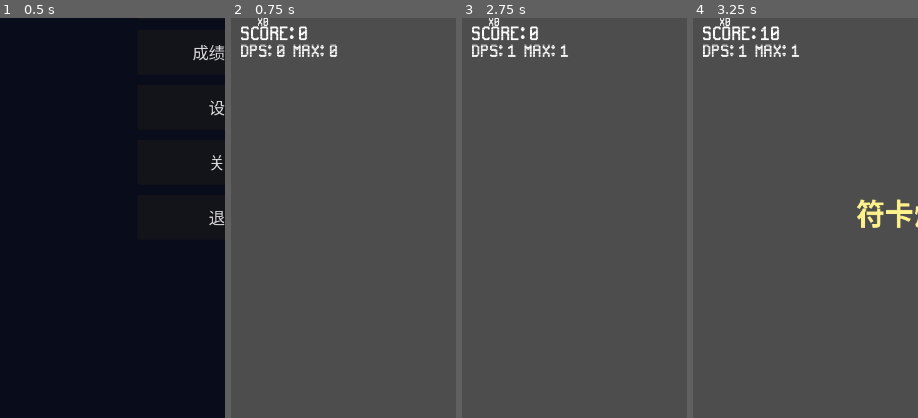
Above: before the commit, frames 1-4 (left to right).
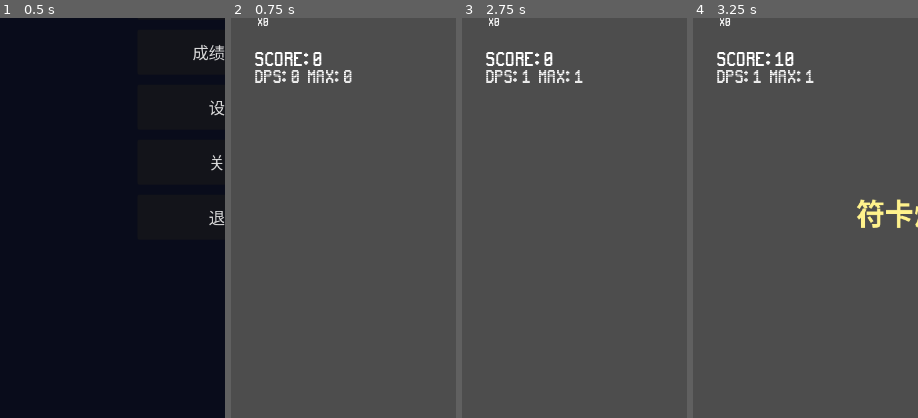
Above: after the commit, the same moments.

Repository: qingzhixing/plane-war
Game: Godot game, scene res://scenes/MainMenu.tscn
The game is run twice, just before and just after one commit, with the same random seed, the same clock (stepped at 60 frames per second) and the same inputs. Sound files missing from this copy of the repository are replaced by a short silence.
Inputs (mouse positions are % of the whole screen's width and height, from its top left):
- Up to frame 1 (0.5 s): no input
- Up to frame 2 (0.75 s): click "开始游戏" at 0.5 s
- Up to frame 3 (2.75 s): click "暂停" at 1.25 s; click "继续" at 2 s
- Up to frame 4 (3.25 s): tap Enter at 2.75 s; move the mouse to (72, 45) at 2.77 s; hold D from 2.78 s (still down); tap P at 2.85 s; click (72, 45) at 2.92 s; tap Space at 3.02 s
The pictures show only the part of the screen within x 0-50%, y 23-73%; the shares and areas given below are measured in that part.

Frame 1 is identical in both runs. In frame 2, 2.4% of the frame differs, in the area x 4-54%, y 2-17%; in frame 3, 2.3%; in frame 4, 2.4%.

Commit message:
🔧 CHORE: 同步 Main 与 Player 场景布局改动
Made-with: Cursor

Diff:
--- a/scenes/Main.tscn
+++ b/scenes/Main.tscn
@@ -116,10 +116,10 @@
 
 [node name="LeftStatsVBox" type="VBoxContainer" parent="HUD/Root" unique_id=2115451006]
 layout_mode = 0
-offset_left = 16.0
-offset_top = 308.0
-offset_right = 372.0
-offset_bottom = 580.0
+offset_left = 39.0
+offset_top = 349.0
+offset_right = 395.0
+offset_bottom = 621.0
 
 [node name="ScoreLabel" type="Label" parent="HUD/Root/LeftStatsVBox" unique_id=268481878]
 unique_name_in_owner = true
--- a/scenes/Player.tscn
+++ b/scenes/Player.tscn
@@ -13,7 +13,7 @@
 radius = 24.0
 
 [sub_resource type="CircleShape2D" id="CircleShape2D_cw2d6"]
-radius = 131.93274
+radius = 165.01892
 
 [node name="Player" type="CharacterBody2D" unique_id=1665526431]
 z_index = -16
Not shown: 1 places in scenes/Player.tscn that only renumber resources
